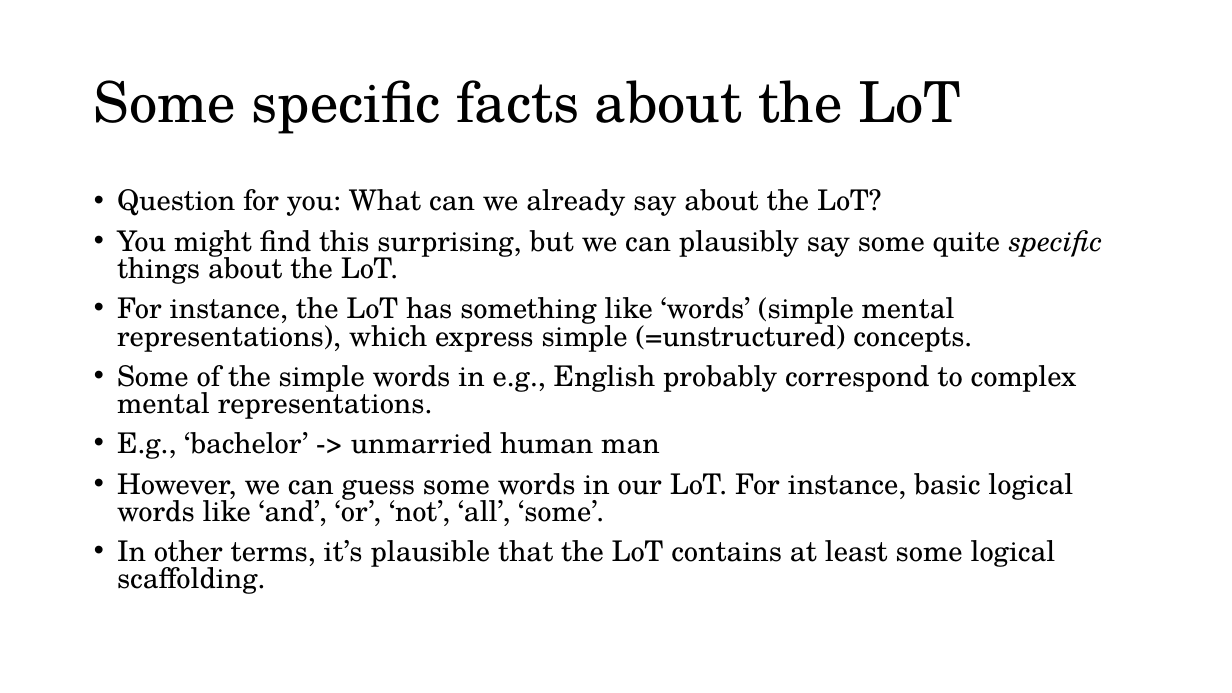
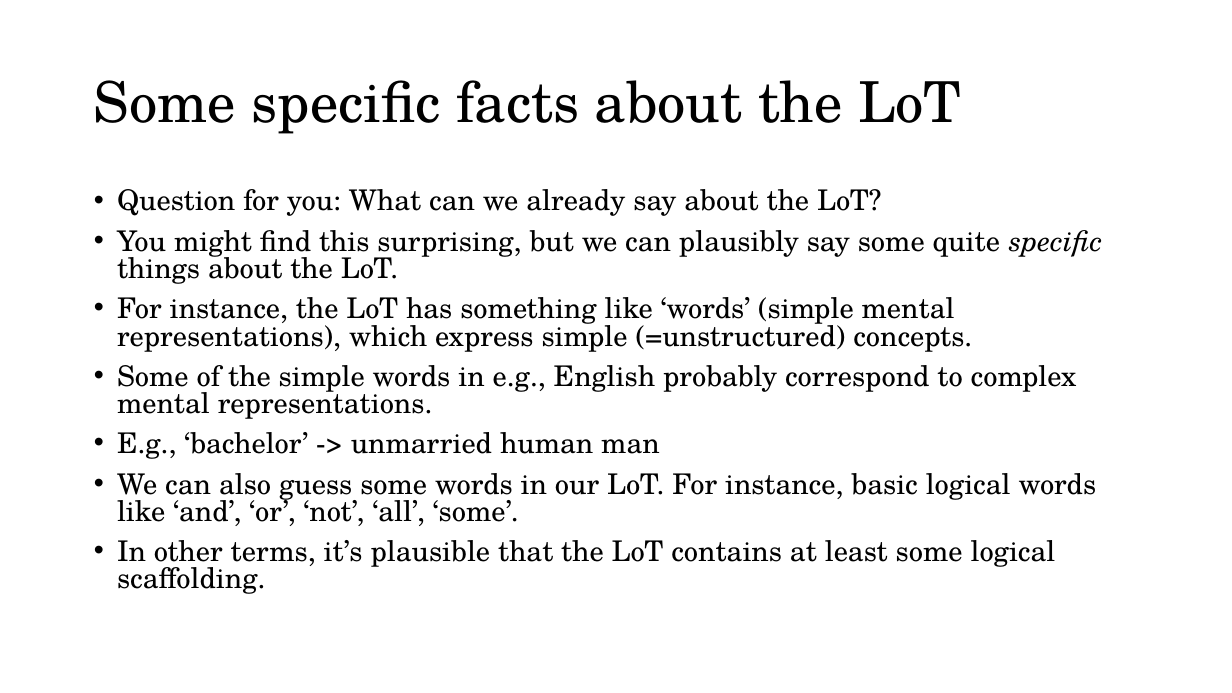
Before and after one commit to thelogicalgrammar/pLoT_course, a slide deck: slide 26 of book/lectures/1_introduction.pptx (slide 24 before the commit). Drawn at 1232x693 pixels with LibreOffice and Linux fonts; fonts in the diff are those of the drawing; background and template pictures are left out. Boxes give left, top, right and bottom in pixels: in the first picture for what was removed or moved away, otherwise in the second. Text is boxed around its words. In the diff, an @@ line names an element or a change of style, - is before the commit and + after.

```diff
--- a/book/lectures/1_introduction.pptx
+++ b/book/lectures/1_introduction.pptx
@@ text at bbox=[117, 473, 1097, 526]: text changed @@
-• However, we can guess some words in our LoT. For instance, basic logical words like ‘and’, ‘or’, ‘not’, ‘all’, ‘some’.
+• We can also guess some words in our LoT. For instance, basic logical words like ‘and’, ‘or’, ‘not’, ‘all’, ‘some’.
```
Also in this commit, not shown: 6 other slides changed, 3 slides added, 1 slide removed, 29 other files.
